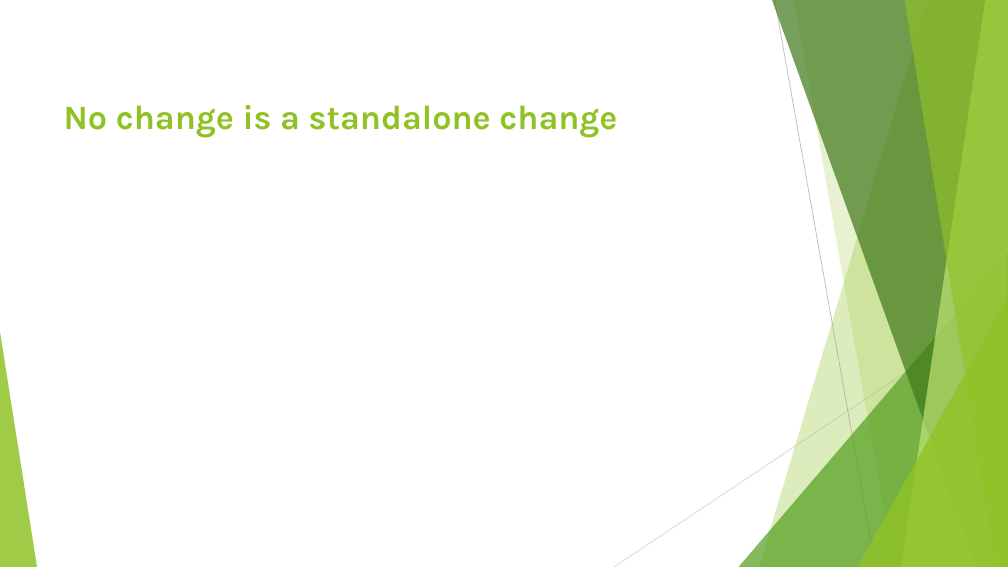
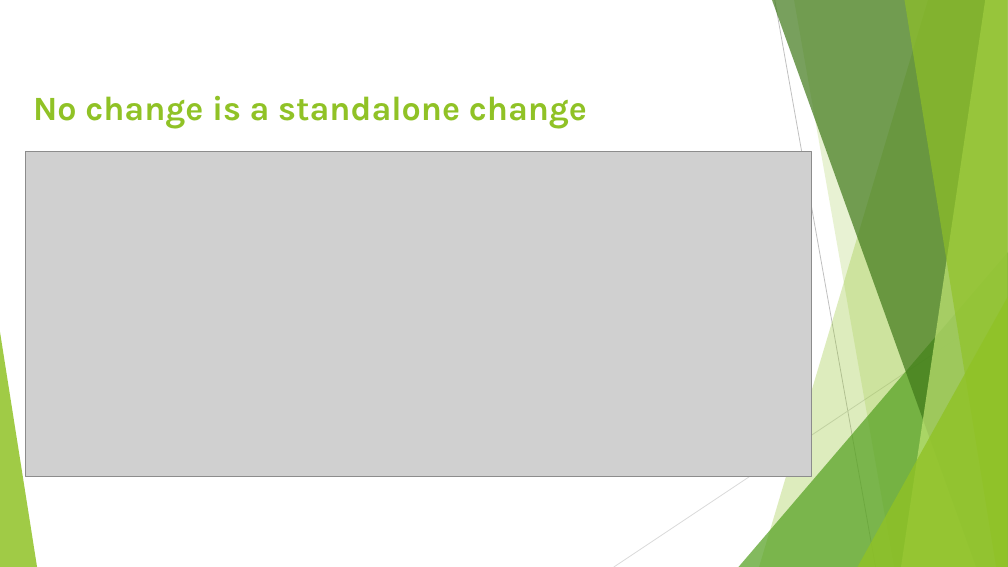
Before and after one commit to Project6/Planit, a slide deck: slide 15 of Final Project Documentation/CSC521.pptx. Drawn at 1008x567 pixels with LibreOffice and Linux fonts; fonts in the diff are those of the drawing; grey boxes stand for pictures. Boxes give left, top, right and bottom in pixels: in the first picture for what was removed or moved away, otherwise in the second. Text is boxed around its words. In the diff, an @@ line names an element or a change of style, - is before the commit and + after.

```diff
--- a/Final Project Documentation/CSC521.pptx
+++ b/Final Project Documentation/CSC521.pptx
@@ title "No change is a standalone ...": place and size @@
-title "No change is a standalone ..." at box(64, 105, 617, 137)
+title "No change is a standalone ..." at box(33, 96, 587, 128)
@@ picture added at box(26, 151, 812, 476) @@
```
Also in this commit, not shown: 3 other slides changed, 2 slides added, 2 slides removed.
